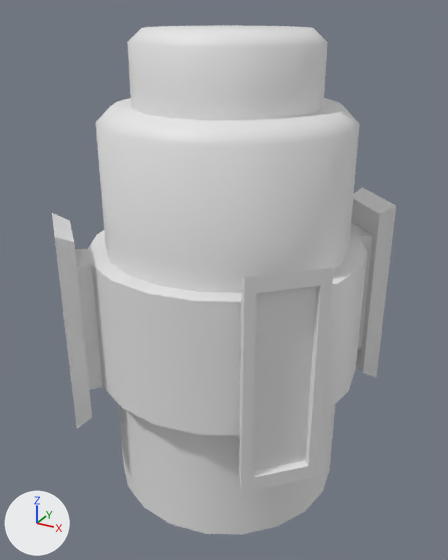
One commit to the FBX model Assets/Props/Battery.fbx: the scene before it, then after it.
Both versions are drawn from a 50 mm lens placed at (3.12, -5.75, 5.38), pointed at (-0.01, -0.04, 2.53). Every picture has the same lights, and +X, +Y and +Z are marked at lower left.

Before the edit, the objects in view are built like this:
```python
mat_material_001 = principled_material('Material.001')
mat_material_001.base_color = (0.8, 0.8, 0.8)  # white #e7e7e7
me_cylinder = bpy.data.meshes.new('Cylinder')
me_cylinder.from_pydata(...)  # 296 vertices, 266 faces; spans x -1.59..1.59, y -1.59..1.59, z -0.01..5.2
# faces by material slot: [262, 4]
me_cylinder.materials.append(mat_material_001)  # white #e7e7e7
me_cylinder.materials.append(mat_material_002)  # white #e7e7e7
ob_cylinder = bpy.data.objects.new('Cylinder', me_cylinder)
ob_cylinder.location = (0.0, 0.0, 0.0)
```
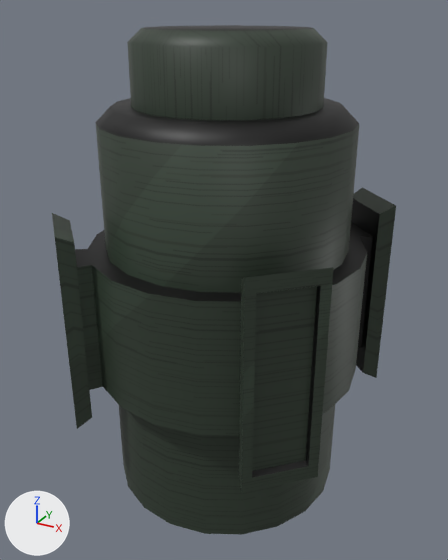
Changed parts and their boxes (x1, y1, x2, y2) in the pictures (448 x 560 px):
```json
{"object": "Cylinder", "change": "surface changed", "before": [52, 25, 396, 535], "after": [52, 25, 396, 535], "on screen": "grey to black"}
```

Edits to the scene script, one JSON object a line:
```json
{"op": "add", "block": "img_metal_plating_no_rust_gr5eemn__png", "code": ["img_metal_plating_no_rust_gr5eemn__png = load_image('metal PLating no rust gr5eemn .png', '../Images/Textures/metal PLating no rust gr5eemn .png', 1024, 1024, 'sRGB')"]}
{"op": "remove", "block": "mat_material_001", "code": "mat_material_001.base_color = (0.8, 0.8, 0.8)  # white #e7e7e7"}
{"op": "add", "block": "mat_material_001", "code": "mat_material_001.texture = img_metal_plating_no_rust_gr5eemn__png"}
{"block": "me_cylinder", "where": "me_cylinder.from_pydata(...)  # 296 vertices, 266 faces; spans x -1.59..1.59, y -1.59..1.59, z -0.01..5.2"}
{"block": "me_cylinder", "where": "# used by ob_cylinder; location = (0.0, 0.0, 0.0)"}
{"block": "me_cylinder", "change": "me_cylinder part 1: texture (UV) coordinates of 266 of 266 faces, centred in x -1.55..1.55, y -1.55..1.55, z -0.01..5.2, changed; they spanned u 0.0..1.0, v 0.01..0.98 and now span u 0.0..1.0, v 0.02..0.78"}
```
